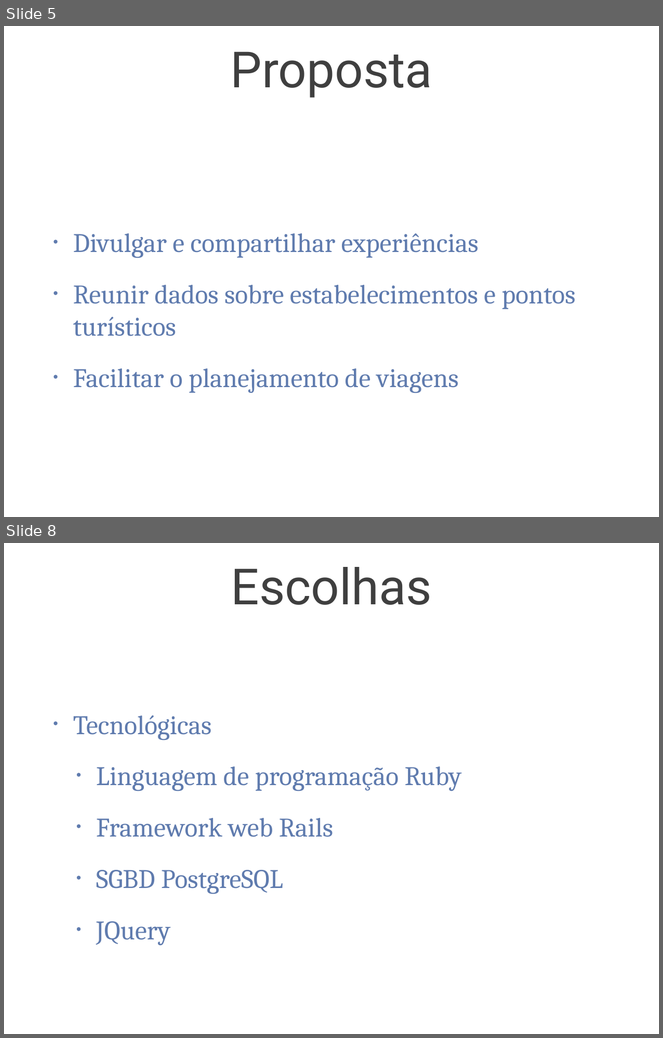
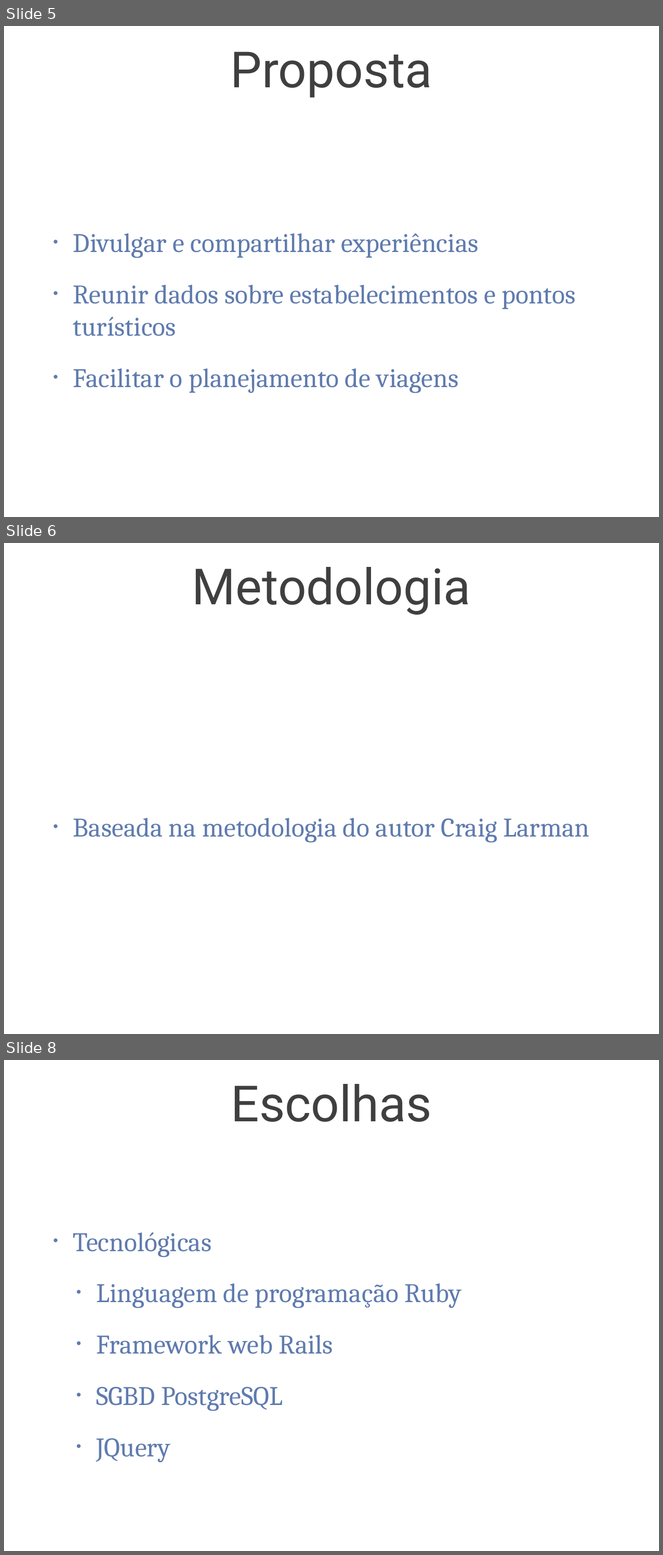
Before and after one commit to tulios/projetofinal-roteiros, a slide deck: apresentacao/apresentacao.ppt. Shown one above the other, each under a label of ours: slides 5 and 8 before the commit, slides 5, 6 and 8 after it; the slides between them are not shown. The pictures are 663x1038 and 663x1555 pixels, drawn with LibreOffice and Linux fonts; fonts in the diff are those of the drawing; background and template pictures are left out. Boxes give left, top, right and bottom in pixels: in the first picture for what was removed or moved away, otherwise in the second. Text is boxed around its words. In the diff, an @@ line names an element or a change of style, - is before the commit and + after.

```diff
--- a/apresentacao/apresentacao.ppt
+++ b/apresentacao/apresentacao.ppt
@@ slide 6 added at (4, 543, 659, 1034), background picture (left out) @@
@@ title added at (192, 567, 471, 615), 78 pt, text #3F3F3F @@
+Metodologia
@@ text added at (73, 818, 590, 843), 42 pt, text #5F7BAE @@
+• Baseada na metodologia do autor Craig Larman
```
Also in this commit, not shown: 4 slides changed, 9 other slides added, 1 slide removed, 14 other files.
